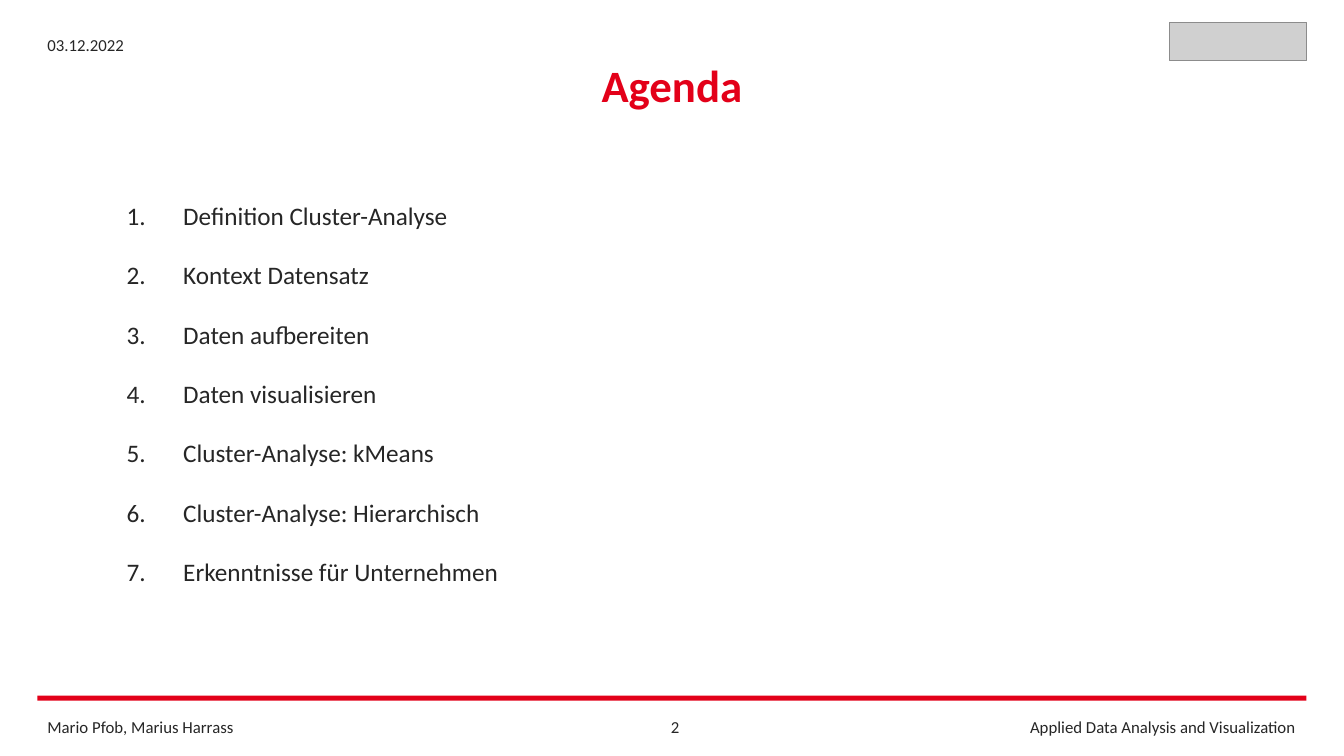
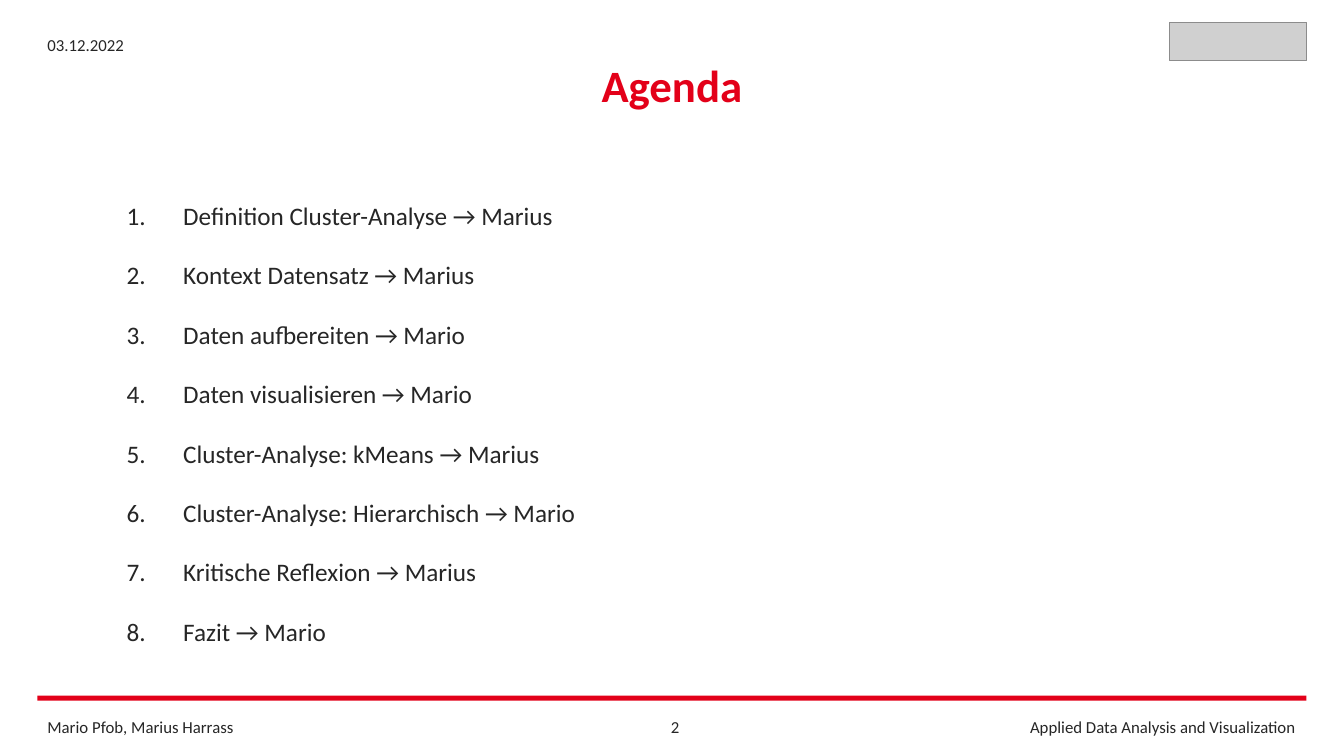
Before and after one commit to FrankCastlepancakes/ClusteringScikitLearn, a slide deck: slide 2 of Clustering_Scikit_Learn.pptx. Drawn at 1344x756 pixels with LibreOffice and Linux fonts; fonts in the diff are those of the drawing; grey boxes stand for pictures. Boxes give left, top, right and bottom in pixels: in the first picture for what was removed or moved away, otherwise in the second. Text is boxed around its words. In the diff, an @@ line names an element or a change of style, - is before the commit and + after.

```diff
--- a/Clustering_Scikit_Learn.pptx
+++ b/Clustering_Scikit_Learn.pptx
@@ text at <box>183,207,574,641</box>: text changed @@
-1. Definition Cluster-Analyse
-2. Kontext Datensatz
-3. Daten aufbereiten
-4. Daten visualisieren
-5. Cluster-Analyse: kMeans
-6. Cluster-Analyse: Hierarchisch
-7. Erkenntnisse für Unternehmen
+1. Definition Cluster-Analyse → Marius
+2. Kontext Datensatz → Marius
+3. Daten aufbereiten → Mario
+4. Daten visualisieren → Mario
+5. Cluster-Analyse: kMeans → Marius
+6. Cluster-Analyse: Hierarchisch → Mario
+7. Kritische Reflexion → Marius
+8. Fazit → Mario
```
Also in this commit, not shown: 1 other file.
